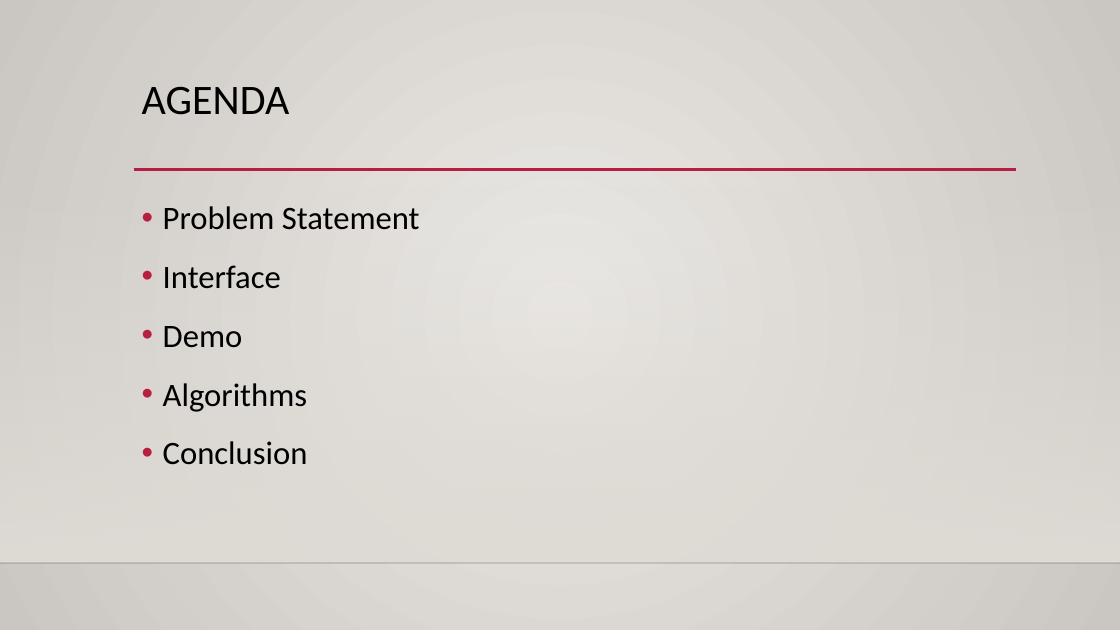
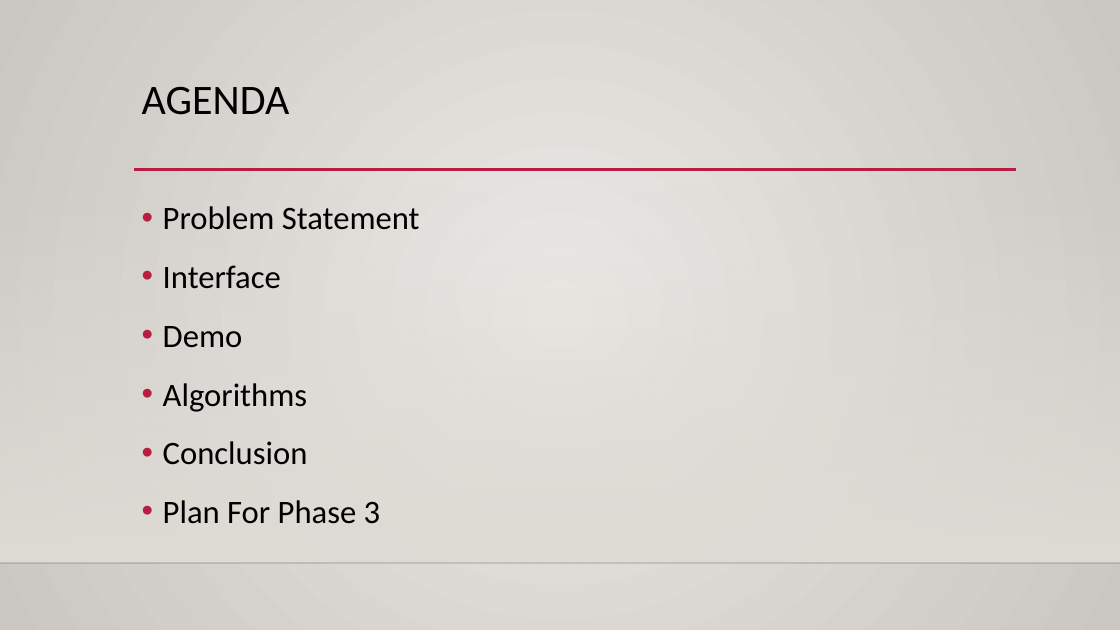
Before and after one commit to diagnoza/develop-, a slide deck: slide 2 of Project1-1/Phase2/Presentation2.pptx. Drawn at 1120x630 pixels with LibreOffice and Linux fonts; fonts in the diff are those of the drawing; background and template pictures are left out. Boxes give left, top, right and bottom in pixels: in the first picture for what was removed or moved away, otherwise in the second. Text is boxed around its words. In the diff, an @@ line names an element or a change of style, - is before the commit and + after.

```diff
--- a/Project1-1/Phase2/Presentation2.pptx
+++ b/Project1-1/Phase2/Presentation2.pptx
@@ text at [163,500,381,524]: paragraph added @@
+• Plan For Phase 3
```
Also in this commit, not shown: 3 other slides changed, 2 slides added.
